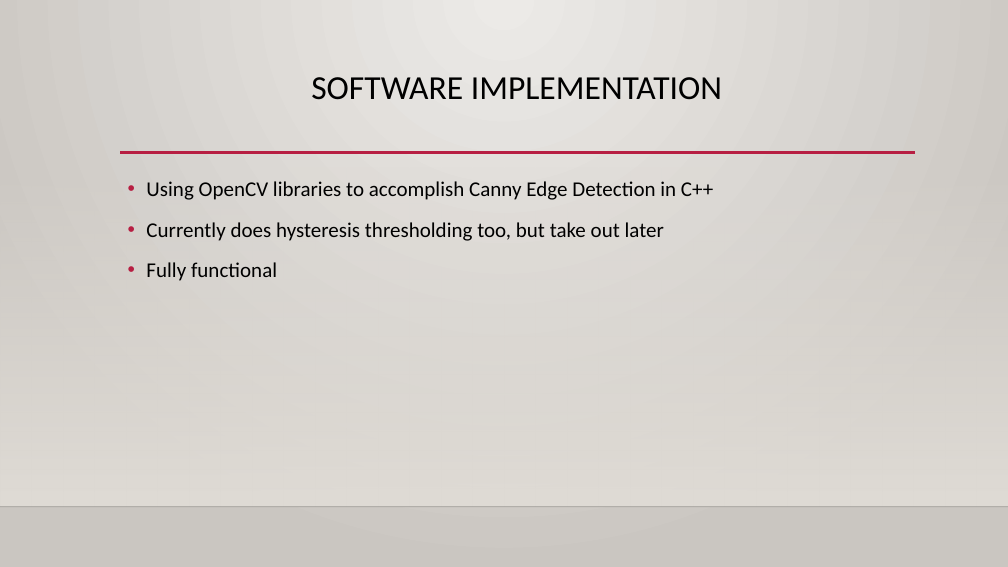
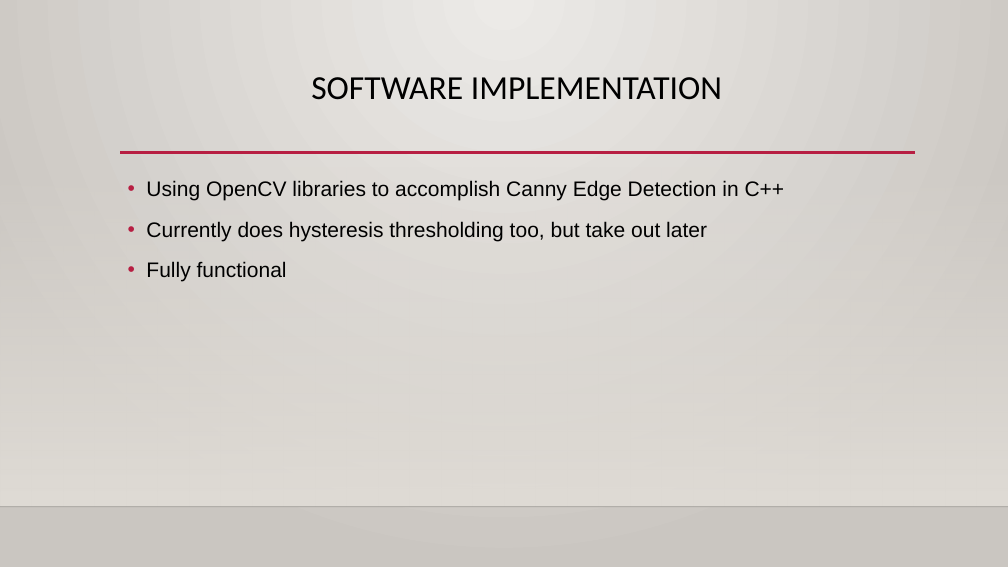
Before and after one commit to Maximus32/Reconfig-Canny, a slide deck: slide 2 of Deliverables/Canny edge detection – fpga speedup.pptx. Drawn at 1008x567 pixels with LibreOffice and Linux fonts; fonts in the diff are those of the drawing; background and template pictures are left out. Boxes give left, top, right and bottom in pixels: in the first picture for what was removed or moved away, otherwise in the second. Text is boxed around its words. In the diff, an @@ line names an element or a change of style, - is before the commit and + after.

```diff
--- a/Deliverables/Canny edge detection – fpga speedup.pptx
+++ b/Deliverables/Canny edge detection – fpga speedup.pptx
@@ text "Using OpenCV libraries to accomplish ..." at (x1=146, y1=180, x2=785, y2=282): font Calibri to Arial @@
```
Also in this commit, not shown: 4 other slides changed, 3 slides added.
